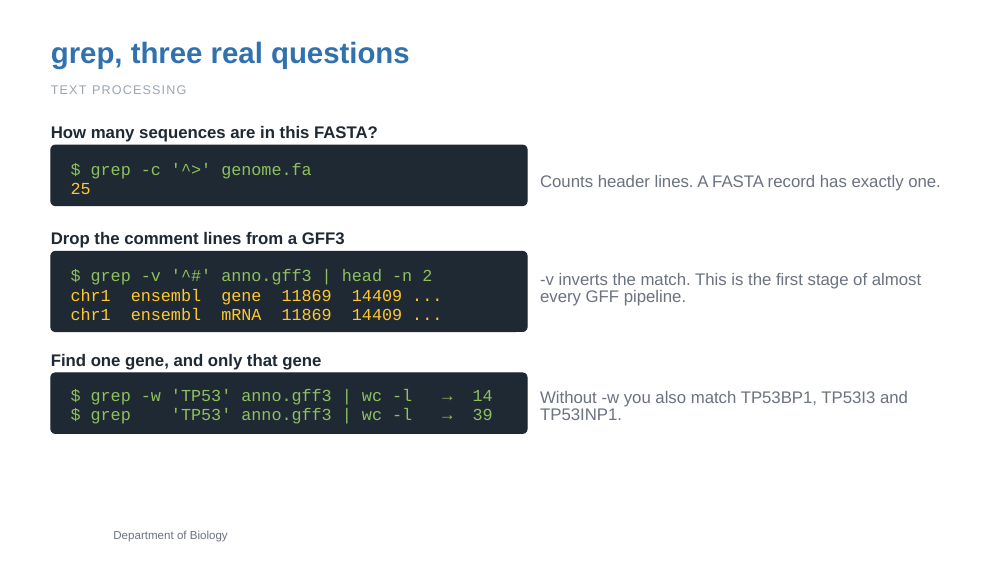
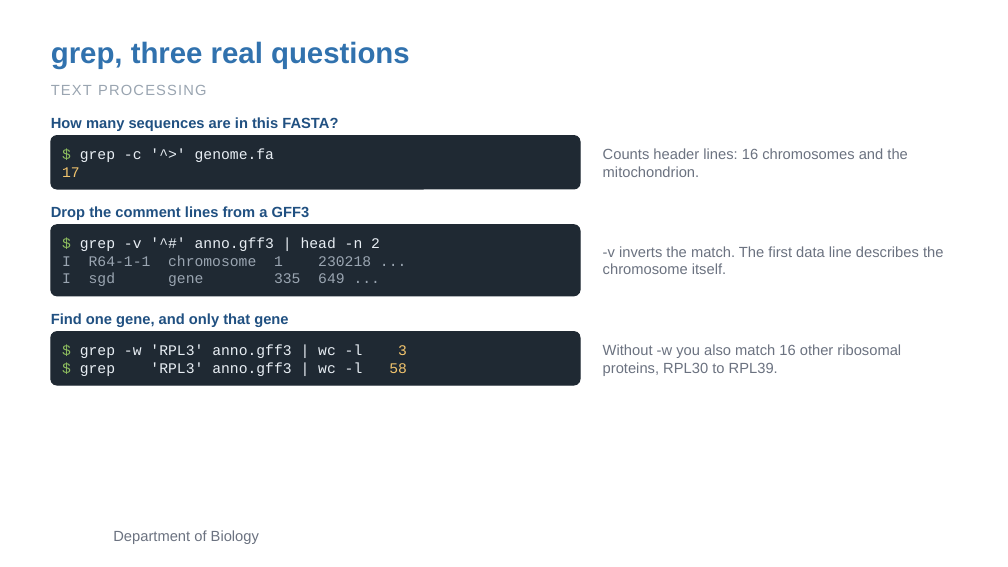
Before and after one commit to zhan4429/TuftsAppliedBioinfo, a slide deck: slide 19 of slides/week-01/Week01_Session1_CommandLine_Text_Git.pptx. Drawn at 1008x567 pixels with LibreOffice and Linux fonts; fonts in the diff are those of the drawing; background and template pictures are left out. Boxes give left, top, right and bottom in pixels: in the first picture for what was removed or moved away, otherwise in the second. Text is boxed around its words. In the diff, an @@ line names an element or a change of style, - is before the commit and + after.

```diff
--- a/slides/week-01/Week01_Session1_CommandLine_Text_Git.pptx
+++ b/slides/week-01/Week01_Session1_CommandLine_Text_Git.pptx
@@ text "TEXT PROCESSING" at (x1=51, y1=85, x2=207, y2=95): size 12 to 14 pt @@
@@ text "How many sequences are in ..." moved from (x1=51, y1=126, x2=378, y2=142) to (x1=51, y1=117, x2=338, y2=131) @@
@@ rounded rectangle resized from (x1=51, y1=145, x2=527, y2=206) to (x1=51, y1=135, x2=580, y2=189) @@
@@ text "$ grep -c '^>' genome.fa" moved from (x1=91, y1=163, x2=311, y2=179) to (x1=80, y1=148, x2=274, y2=162) @@
@@ text "$ grep -c '^>' genome.fa" at (x1=80, y1=148, x2=274, y2=162): size 16 to 14 pt, text colour #8FBF5F to #E8EEF4; line spacing 1 to 16.8pt; vertical alignment middle to top @@
@@ text at (x1=603, y1=148, x2=907, y2=177): text changed; size 16 to 14 pt @@
-Counts header lines. A FASTA record has exactly one.
+Counts header lines: 16 chromosomes and the mitochondrion.
@@ text added at (x1=62, y1=167, x2=80, y2=177), 14 pt, text #F2C46D @@
+17
@@ text "Drop the comment lines from ..." moved from (x1=51, y1=232, x2=345, y2=248) to (x1=51, y1=206, x2=310, y2=220) @@
@@ text removed at (x1=71, y1=182, x2=91, y2=194) @@
-25
@@ rounded rectangle resized from (x1=51, y1=252, x2=527, y2=332) to (x1=51, y1=225, x2=580, y2=296) @@
@@ text "$ grep -v '^#' anno.gff3 ..." at (x1=80, y1=237, x2=380, y2=251): size 16 to 14 pt, text colour #8FBF5F to #E8EEF4; line spacing 1 to 16.8pt; vertical alignment middle to top @@
@@ text "$ grep -v '^#' anno.gff3 ..." moved from (x1=91, y1=269, x2=432, y2=285) to (x1=80, y1=237, x2=380, y2=251) @@
@@ text added at (x1=62, y1=255, x2=371, y2=266), 14 pt, text #9AA5B1 @@
+I R64-1-1 chromosome 1 230218 ...
@@ text at (x1=603, y1=246, x2=943, y2=274): text changed; size 16 to 14 pt @@
--v inverts the match. This is the first stage of almost every GFF pipeline.
+-v inverts the match. The first data line describes the chromosome itself.
@@ text added at (x1=62, y1=273, x2=344, y2=286), 14 pt, text #9AA5B1 @@
+I sgd gene 335 649 ...
@@ text removed at (x1=71, y1=289, x2=402, y2=305) @@
-chr1 ensembl gene 11869 14409 ...
@@ size 16 to 14 pt, text colour #1F2933 to #205081; line spacing 1 to 16.8pt; vertical alignment middle to top in 3 elements at (x1=51, y1=117, x2=338, y2=131), (x1=51, y1=206, x2=310, y2=220), (x1=51, y1=313, x2=288, y2=327) @@
@@ text "Find one gene, and only ..." moved from (x1=51, y1=354, x2=321, y2=370) to (x1=51, y1=313, x2=288, y2=327) @@
@@ text removed at (x1=71, y1=308, x2=402, y2=320) @@
-chr1 ensembl mRNA 11869 14409 ...
@@ proportions changed in 3 elements at (x1=51, y1=135, x2=580, y2=189), (x1=51, y1=225, x2=580, y2=296), (x1=51, y1=332, x2=580, y2=386) @@
@@ rounded rectangle resized from (x1=51, y1=373, x2=527, y2=433) to (x1=51, y1=332, x2=580, y2=386) @@
@@ text "$ grep -w 'RPL3' anno.gff3 ..." at (x1=80, y1=344, x2=407, y2=358): vertical alignment middle to top @@
@@ text "$ grep 'RPL3' anno.gff3 | ..." at (x1=80, y1=362, x2=407, y2=376): vertical alignment middle to top @@
@@ text at (x1=80, y1=344, x2=407, y2=358): text changed; size 16 to 14 pt; text colour #8FBF5F to #E8EEF4 @@
-$ grep -w 'TP53' anno.gff3 | wc -l → 14
+$ grep -w 'RPL3' anno.gff3 | wc -l 3
@@ text at (x1=603, y1=344, x2=901, y2=376): text changed; size 16 to 14 pt @@
-Without -w you also match TP53BP1, TP53I3 and TP53INP1.
+Without -w you also match 16 other ribosomal proteins, RPL30 to RPL39.
@@ text at (x1=80, y1=362, x2=407, y2=376): text changed; size 16 to 14 pt; text colour #8FBF5F to #E8EEF4 @@
-$ grep 'TP53' anno.gff3 | wc -l → 39
+$ grep 'RPL3' anno.gff3 | wc -l 58
@@ text "Department of Biology" at (x1=113, y1=530, x2=259, y2=544): size 11 to 14 pt @@
```
Also in this commit, not shown: 19 other slides changed, 4 other files.
